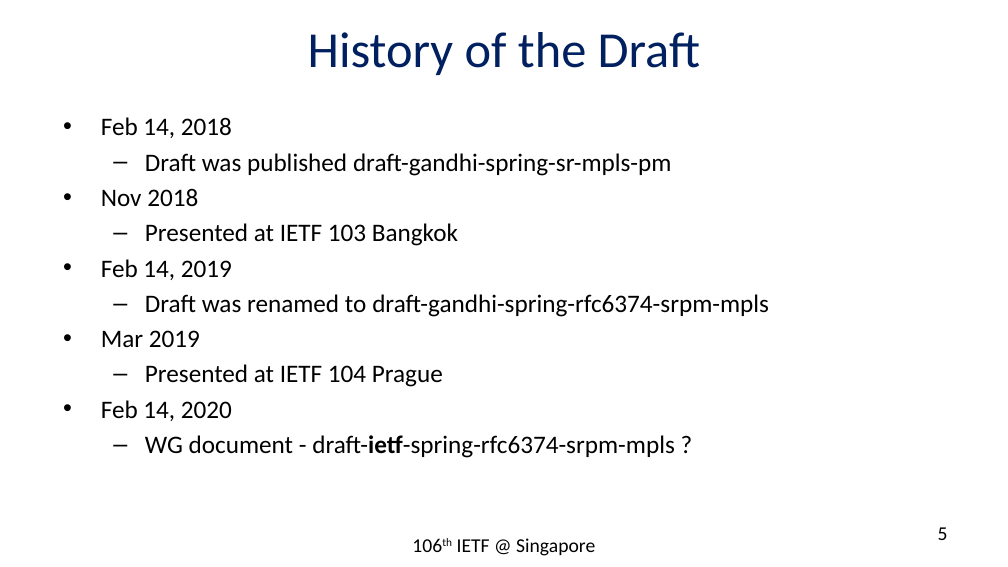
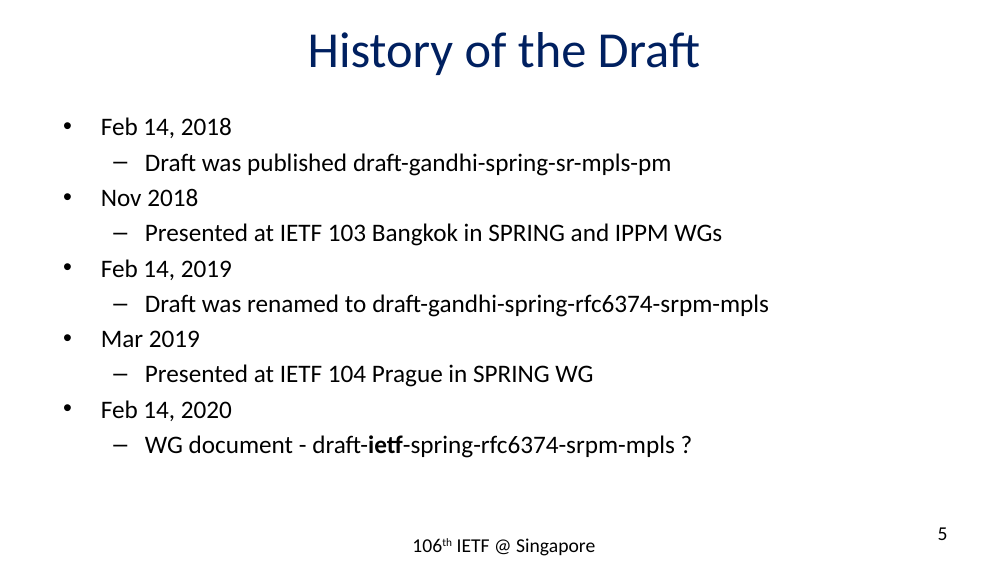
Before and after one commit to rakgandhi/ietf-slides, a slide deck: slide 5 of draft-gandhi-spring-rfc6374-srpm-mpls-02.pptx. Drawn at 1008x567 pixels with LibreOffice and Linux fonts; fonts in the diff are those of the drawing. Boxes give left, top, right and bottom in pixels: in the first picture for what was removed or moved away, otherwise in the second. Text is boxed around its words. In the diff, an @@ line names an element or a change of style, - is before the commit and + after.

```diff
--- a/draft-gandhi-spring-rfc6374-srpm-mpls-02.pptx
+++ b/draft-gandhi-spring-rfc6374-srpm-mpls-02.pptx
@@ text at (145, 223, 722, 246): text changed @@
-  – Presented at IETF 103 Bangkok
+  – Presented at IETF 103 Bangkok in SPRING and IPPM WGs
@@ text at (145, 364, 593, 387): text changed @@
-  – Presented at IETF 104 Prague
+  – Presented at IETF 104 Prague in SPRING WG
```
Also in this commit, not shown: 1 other file.
